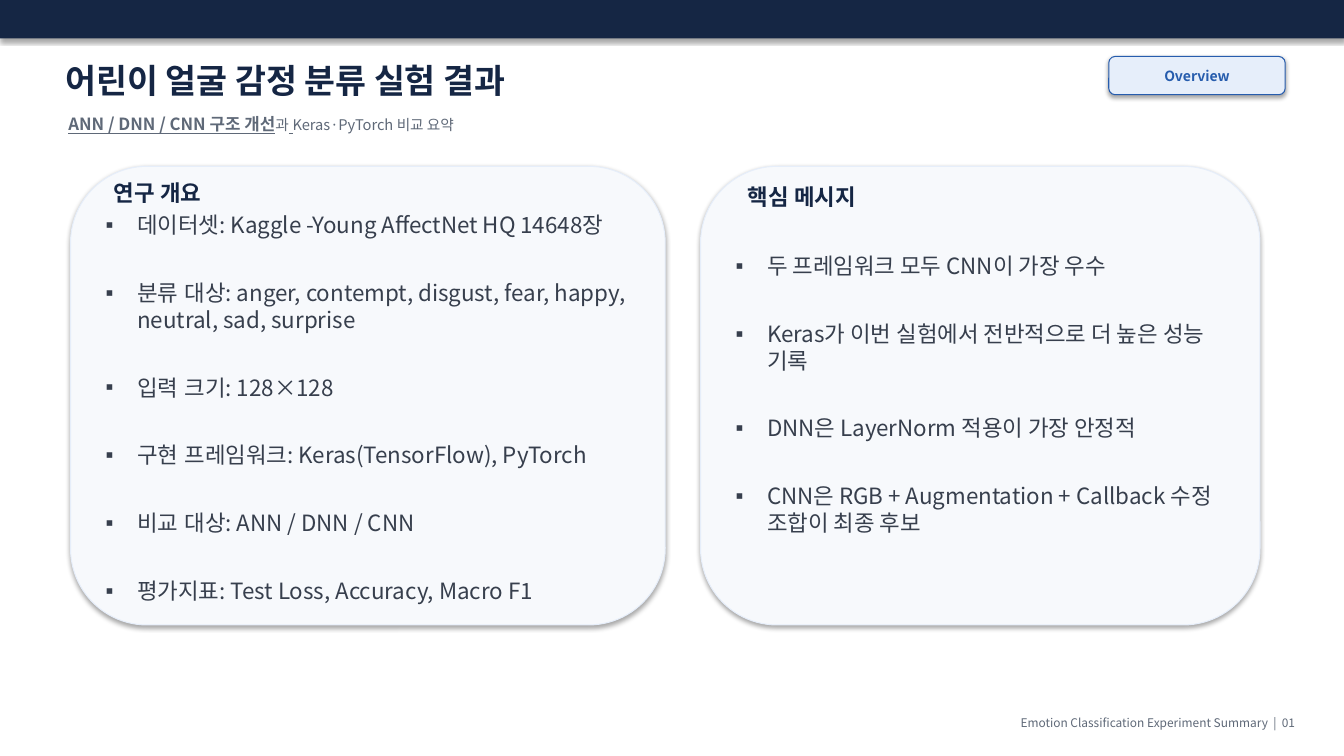
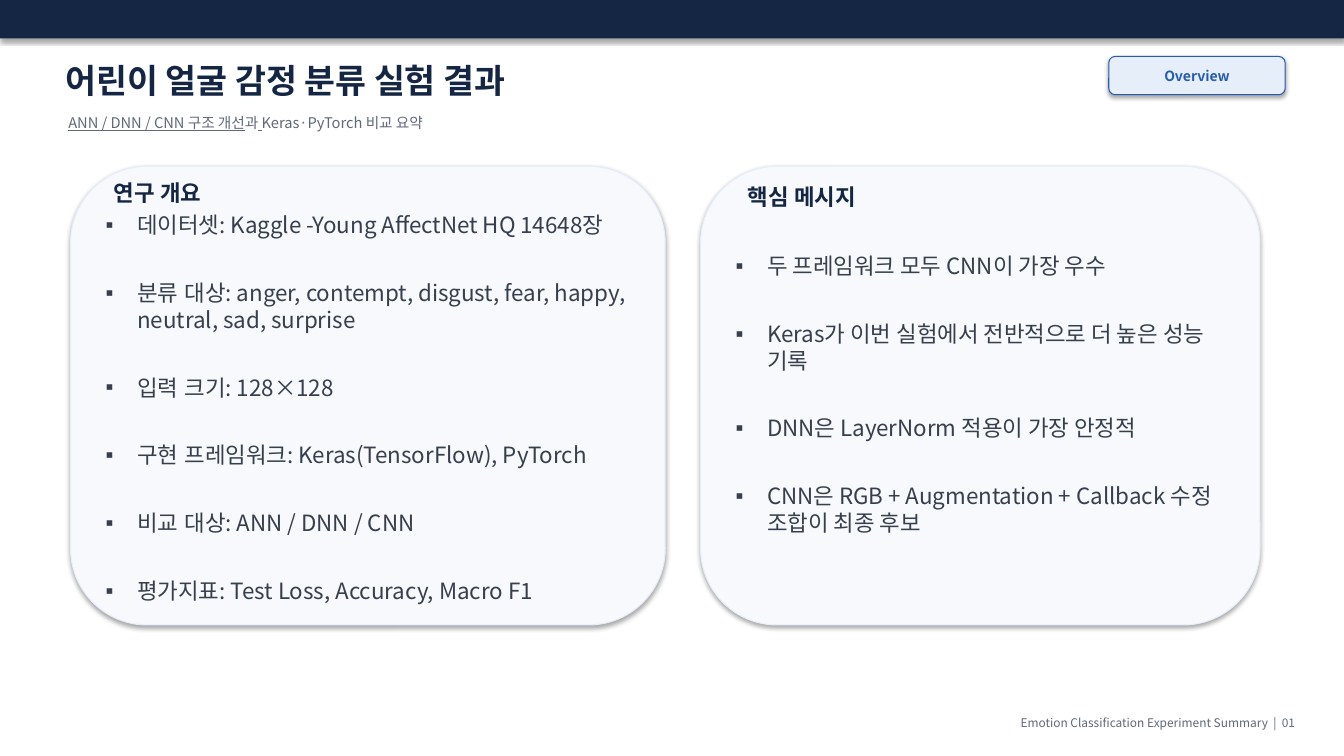
Before and after one commit to a38200-pixel/ANN_DNN_CNN_Architecture_Improvement, a slide deck: slide 2 of 어린이_감정분류_실험결과.pptx. Drawn at 1344x756 pixels with LibreOffice and Linux fonts; fonts in the diff are those of the drawing. Boxes give left, top, right and bottom in pixels: in the first picture for what was removed or moved away, otherwise in the second. Text is boxed around its words. In the diff, an @@ line names an element or a change of style, - is before the commit and + after.

```diff
--- a/어린이_감정분류_실험결과.pptx
+++ b/어린이_감정분류_실험결과.pptx
@@ text "ANN / DNN / CNN ..." at <box>68,116,423,132</box>: size 12 to 10.5 pt, bold off in "ANN / DNN / CNN 구조 개선과" @@
```
Also in this commit, not shown: 9 other slides changed.
